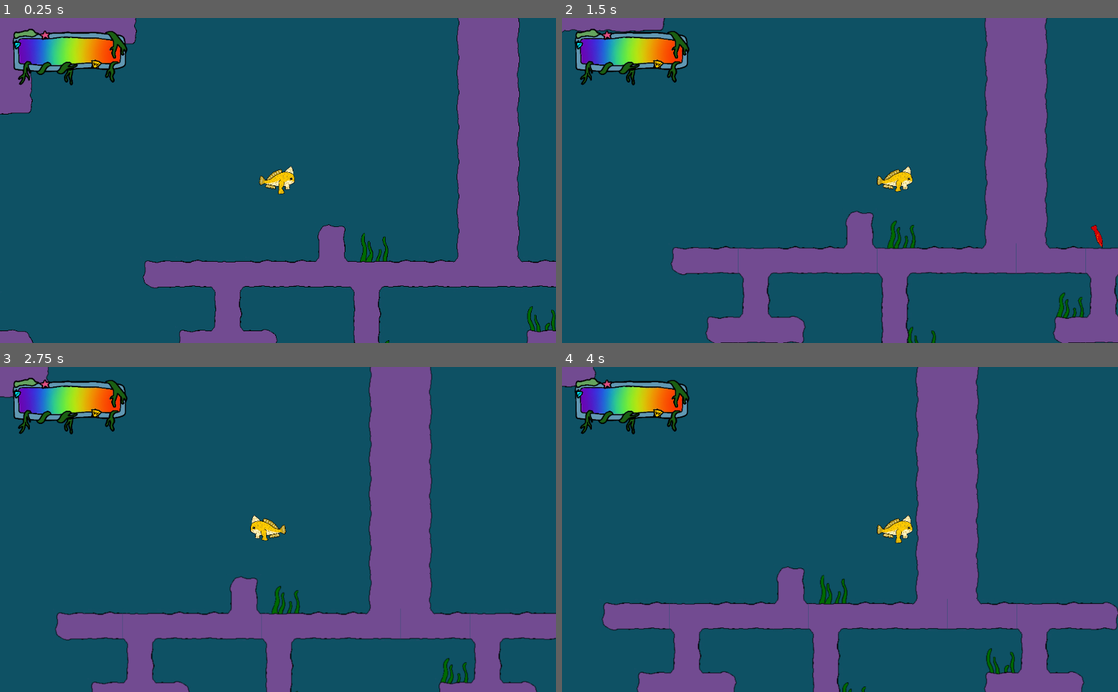
Above: before the commit, frames 1-4 (two rows, left to right).
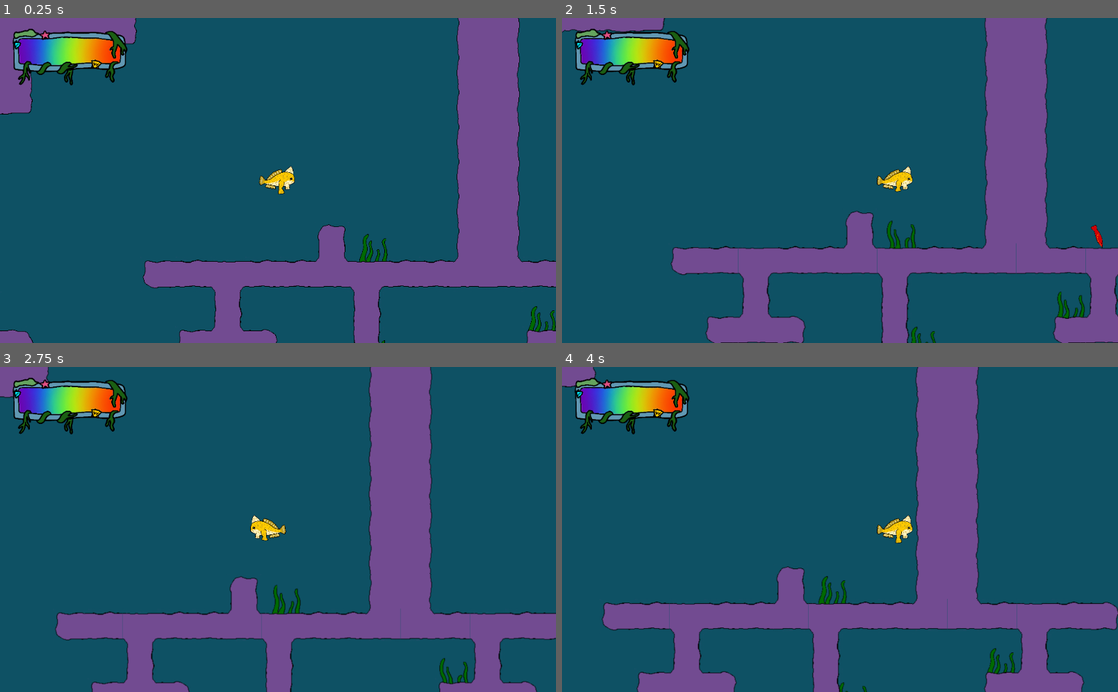
Above: after the commit, the same moments.

Repository: Silver-Ink/Abyzzes-Pixel-Jam
Game: Godot game, scene res://scenes/main.tscn
Same seed, same stepped clock (60 frames per second), same inputs: the game is played once before the commit and once after it.
Inputs (mouse positions are in pixels of both pictures, inside the frame that each line leads up to):
- Up to frame 1 (0.25 s): no input
- Up to frame 2 (1.5 s): move the mouse to (962, 164) at 0.52 s; hold D (move-right) from 0.53 s (still down); click (962, 164) at 0.6 s; tap Space (jump) at 0.77 s; move the mouse to (728, 196) at 1.27 s; click (728, 196) at 1.35 s
- Up to frame 3 (2.75 s): tap Space (jump) at 1.52 s; move the mouse to (333, 458) at 2.02 s; release D (move-right) at 2.03 s; hold Q (move-left) from 2.03 s (still down); click (333, 458) at 2.1 s
- Up to frame 4 (4 s): move the mouse to (812, 594) at 2.77 s; release Q (move-left) at 2.78 s; hold D (move-right) from 2.78 s (still down); click (812, 594) at 2.85 s; tap Space (jump) at 3.02, 3.77 s; move the mouse to (1006, 578) at 3.52 s; click (1006, 578) at 3.6 s

The runs differ from the first frame. In frame 1, 0.3% of the frame differs, in the area x 64-100%, y 66-100%; in frame 2, 0.5%, in the area x 58-94%, y 62-100%; in frame 3, 0.4%; in frame 4, 0.4%.

Commit message:
Oursin qui fonctionne

Diff:
--- /dev/null
+++ b/scenes/Oursin.gd
@@ -0,0 +1,21 @@
+extends KinematicBody2D
+
+
+# Declare member variables here. Examples:
+# var a = 2
+# var b = "text"
+
+
+# Called when the node enters the scene tree for the first time.
+func _ready():
+	pass # Replace with function body.
+
+
+# Called every frame. 'delta' is the elapsed time since the previous frame.
+#func _process(delta):
+#	pass
+
+
+func _on_PlayerDetector_body_entered(body):
+	if Player == body:
+		body.die()
--- /dev/null
+++ b/scenes/Oursin.tscn
@@ -0,0 +1,37 @@
+[gd_scene load_steps=6 format=2]
+
+[ext_resource path="res://art/oursin.png" type="Texture" id=1]
+[ext_resource path="res://scenes/Oursin.gd" type="Script" id=2]
+
+[sub_resource type="CircleShape2D" id=1]
+radius = 215.0
+
+[sub_resource type="SpriteFrames" id=2]
+animations = [ {
+"frames": [ ExtResource( 1 ) ],
+"loop": true,
+"name": "default",
+"speed": 5.0
+} ]
+
+[sub_resource type="CircleShape2D" id=3]
+radius = 225.02
+
+[node name="KinematicBody2D" type="KinematicBody2D"]
+scale = Vector2( 0.2, 0.2 )
+script = ExtResource( 2 )
+
+[node name="CollisionShape2D" type="CollisionShape2D" parent="."]
+shape = SubResource( 1 )
+
+[node name="AnimatedSprite" type="AnimatedSprite" parent="."]
+position = Vector2( -1, -2 )
+frames = SubResource( 2 )
+
+[node name="PlayerDetector" type="Area2D" parent="."]
+position = Vector2( 1, 1 )
+
+[node name="CollisionShape2D" type="CollisionShape2D" parent="PlayerDetector"]
+shape = SubResource( 3 )
+
+[connection signal="body_entered" from="PlayerDetector" to="." method="_on_PlayerDetector_body_entered"]
--- a/scenes/fish.tscn
+++ b/scenes/fish.tscn
@@ -83,8 +83,8 @@
 [node name="AnimatedSprite" type="AnimatedSprite" parent="."]
 scale = Vector2( 0.1, 0.1 )
 frames = SubResource( 7 )
-
 animation = "lanterne"
+frame = 1
 playing = true
 
 [connection signal="body_entered" from="." to="." method="_on_fish_body_entered"]
--- a/scenes/main.tscn
+++ b/scenes/main.tscn
@@ -4,8 +4,6 @@
 [ext_resource path="res://scenes/algue.tscn" type="PackedScene" id=3]
 [ext_resource path="res://scenes/tilemap.tscn" type="PackedScene" id=4]
 [ext_resource path="res://scenes/path.tscn" type="PackedScene" id=5]
-[ext_resource path="res://scripts/path.gd" type="Script" id=6]
-
 
 [node name="main" type="Node2D"]
 script = ExtResource( 1 )
@@ -18,111 +16,115 @@
 
 [node name="algue" parent="TileMap/algues" instance=ExtResource( 3 )]
 position = Vector2( -175, 603 )
-
+frame = 1
 offset = Vector2( 102, -88 )
 
 [node name="algue2" parent="TileMap/algues" instance=ExtResource( 3 )]
 position = Vector2( -558, 508 )
-
+frame = 1
 
 [node name="algue3" parent="TileMap/algues" instance=ExtResource( 3 )]
 position = Vector2( 629, 905 )
-frame = 1
+frame = 0
 
 [node name="algue4" parent="TileMap/algues" instance=ExtResource( 3 )]
 position = Vector2( 986, 900 )
-frame = 1
+frame = 0
 
 [node name="algue5" parent="TileMap/algues" instance=ExtResource( 3 )]
 position = Vector2( 1053, 901 )
+frame = 1
 
 [node name="algue6" parent="TileMap/algues" instance=ExtResource( 3 )]
 position = Vector2( 815, 897 )
+frame = 1
 
 [node name="algue7" parent="TileMap/algues" instance=ExtResource( 3 )]
 position = Vector2( 1251, 836 )
-frame = 0
+frame = 3
 
 [node name="algue8" parent="TileMap/algues" instance=ExtResource( 3 )]
 position = Vector2( 613, 711 )
-frame = 3
 
 [node name="algue9" parent="TileMap/algues" instance=ExtResource( 3 )]
 position = Vector2( 745, 704 )
-frame = 3
 
 [node name="algue10" parent="TileMap/algues" instance=ExtResource( 3 )]
 position = Vector2( 684, 898 )
+frame = 1
 
 [node name="algue11" parent="TileMap/algues" instance=ExtResource( 3 )]
 position = Vector2( 1578, 588 )
-frame = 1
+frame = 0
 
 [node name="algue12" parent="TileMap/algues" instance=ExtResource( 3 )]
 position = Vector2( 216, 328 )
-frame = 1
+frame = 0
 
 [node name="algue13" parent="TileMap/algues" instance=ExtResource( 3 )]
 position = Vector2( 488, 265 )
-frame = 0
+frame = 3
 
 [node name="algue14" parent="TileMap/algues" instance=ExtResource( 3 )]
 position = Vector2( 178, 132 )
+frame = 1
 
 [node name="algue15" parent="TileMap/algues" instance=ExtResource( 3 )]
 position = Vector2( -606, 265 )
-frame = 0
+frame = 3
 
 [node name="algue16" parent="TileMap/algues" instance=ExtResource( 3 )]
 position = Vector2( 1181, 1107 )
+frame = 1
 
 [node name="algue17" parent="TileMap/algues" instance=ExtResource( 3 )]
 position = Vector2( 1095, 1089 )
+frame = 1
 
 [node name="algue18" parent="TileMap/algues" instance=ExtResource( 3 )]
 position = Vector2( 1006, 1104 )
-frame = 0
+frame = 3
 
 [node name="algue19" parent="TileMap/algues" instance=ExtResource( 3 )]
 position = Vector2( 921, 1100 )
-frame = 3
 
 [node name="algue20" parent="TileMap/algues" instance=ExtResource( 3 )]
 position = Vector2( 854, 1096 )
+frame = 1
 
 [node name="algue21" parent="TileMap/algues" instance=ExtResource( 3 )]
 position = Vector2( 739, 1102 )
-frame = 3
 
 [node name="algue22" parent="TileMap/algues" instance=ExtResource( 3 )]
 position = Vector2( 589, 1116 )
+frame = 1
 
 [node name="algue23" parent="TileMap/algues" instance=ExtResource( 3 )]
 position = Vector2( 655, 1102 )
+frame = 1
 
 [node name="algue24" parent="TileMap/algues" instance=ExtResource( 3 )]
 position = Vector2( -493, 1040 )
-frame = 1
+frame = 0
 
 [node name="algue25" parent="TileMap/algues" instance=ExtResource( 3 )]
 position = Vector2( -249, 1035 )
-frame = 1
+frame = 0
 
 [node name="algue26" parent="TileMap/algues" instance=ExtResource( 3 )]
 position = Vector2( -482, 906 )
-frame = 1
+frame = 0
 
 [node name="algue27" parent="TileMap/algues" instance=ExtResource( 3 )]
 position = Vector2( -617, 903 )
-frame = 0
+frame = 3
 
 [node name="algue28" parent="TileMap/algues" instance=ExtResource( 3 )]
 position = Vector2( -360, 782 )
-frame = 3
 
 [node name="algue29" parent="TileMap/algues" instance=ExtResource( 3 )]
 position = Vector2( -179, 658 )
-frame = 0
+frame = 3
 
 [node name="Poissons" type="Node" parent="."]
 
--- a/scenes/player.tscn
+++ b/scenes/player.tscn
@@ -47,8 +47,8 @@
 } ]
 
 [sub_resource type="CapsuleShape2D" id=2]
-radius = 14.9999
-height = 34.0001
+radius = 19.0
+height = 26.0
 
 [node name="Player" type="KinematicBody2D"]
 script = ExtResource( 5 )
@@ -58,7 +58,6 @@
 z_index = 2
 frames = SubResource( 1 )
 animation = "walk"
-frame = 1
 playing = true
 
 [node name="CollisionShape2D" type="CollisionShape2D" parent="."]
Binary file added: art/oursin.png
Not shown, added: art/oursin.png.import
